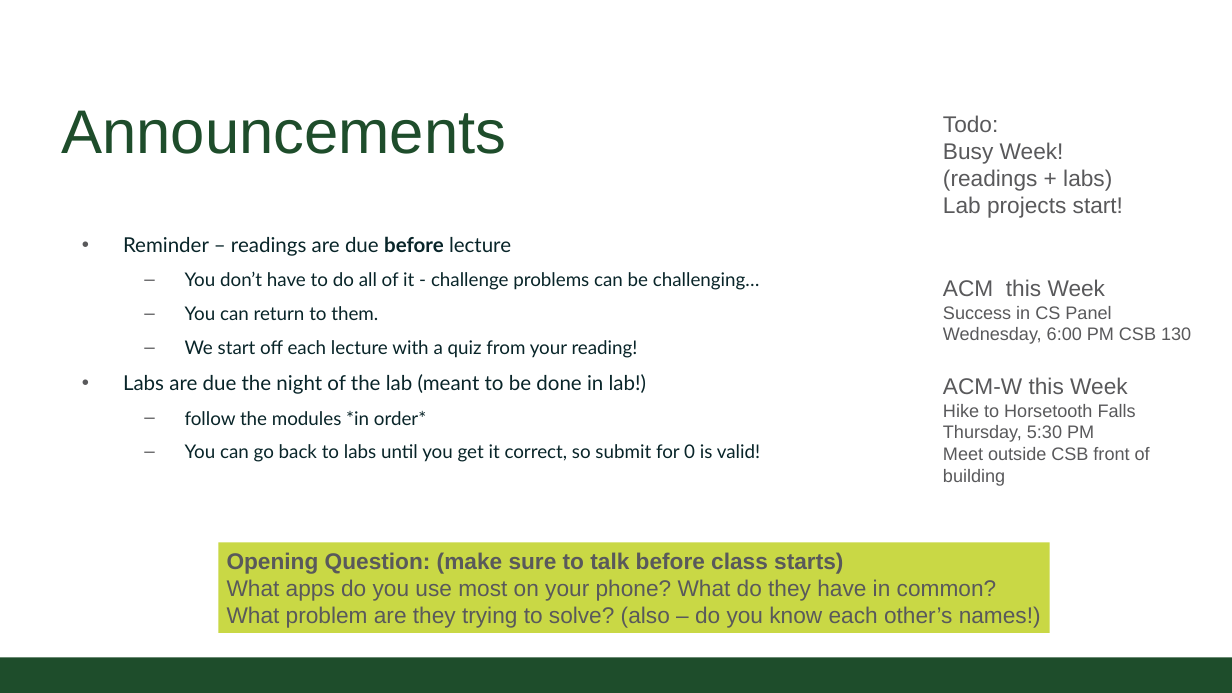
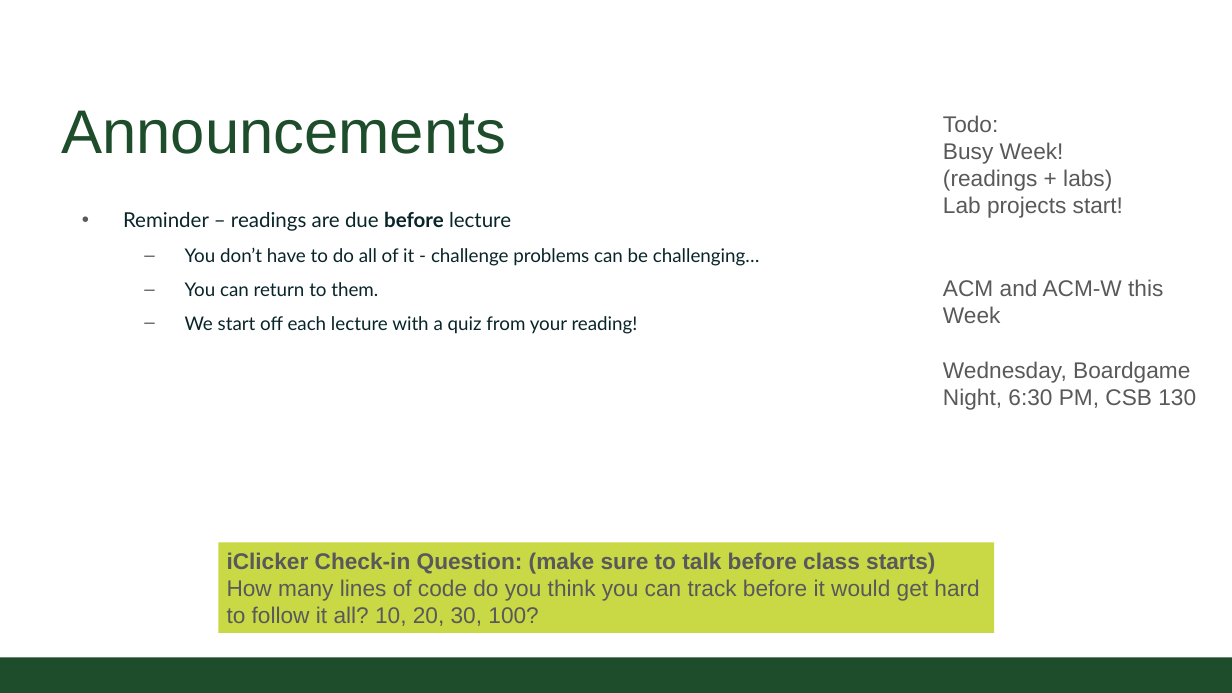
Before and after one commit to CSU-CompSci-CS163-4/Handouts, a slide deck: slide 2 of slides/On-Campus/02_02_ObjectsMethods.pptx. Drawn at 1232x693 pixels with LibreOffice and Linux fonts; fonts in the diff are those of the drawing; background and template pictures are left out. Boxes give left, top, right and bottom in pixels: in the first picture for what was removed or moved away, otherwise in the second. Text is boxed around its words. In the diff, an @@ line names an element or a change of style, - is before the commit and + after.

Commit message:
updates for wed lecture

```diff
--- a/slides/On-Campus/02_02_ObjectsMethods.pptx
+++ b/slides/On-Campus/02_02_ObjectsMethods.pptx
@@ text "Reminder – readings are due ...": place and size @@
-text "Reminder – readings are due ..." at (123, 236, 760, 462)
+text "Reminder – readings are due ..." at (123, 211, 760, 334)
@@ text at (943, 279, 1196, 410): text changed; size 16 to 20 pt @@
-ACM this Week
-Success in CS Panel
-Wednesday, 6:00 PM CSB 130
-ACM-W this Week
-Hike to Horsetooth Falls
-Thursday, 5:30 PM
-Meet outside CSB front of building
+ACM and ACM-W this Week
+Wednesday, Boardgame Night, 6:30 PM, CSB 130
@@ text at (123, 374, 760, 462): paragraphs removed @@
-• Labs are due the night of the lab (meant to be done in lab!)
-  – follow the modules *in order*
-  – You can go back to labs until you get it correct, so submit for 0 is valid!
@@ rectangle "iClicker Check-in Question: (make sure ...": place and size @@
-rectangle "iClicker Check-in Question: (make sure ..." at (219, 542, 1050, 633)
+rectangle "iClicker Check-in Question: (make sure ..." at (219, 542, 994, 633)
@@ text in rectangle at (227, 552, 979, 626): text changed @@
-Opening Question: (make sure to talk before class starts)
-What apps do you use most on your phone? What do they have in common?
-What problem are they trying to solve? (also – do you know each other’s names!)
+iClicker Check-in Question: (make sure to talk before class starts)
+How many lines of code do you think you can track before it would get hard
+to follow it all? 10, 20, 30, 100?
```
Also in this commit, not shown: 10 other slides changed, 14 slides added, 2 slides removed, 4 other files.
